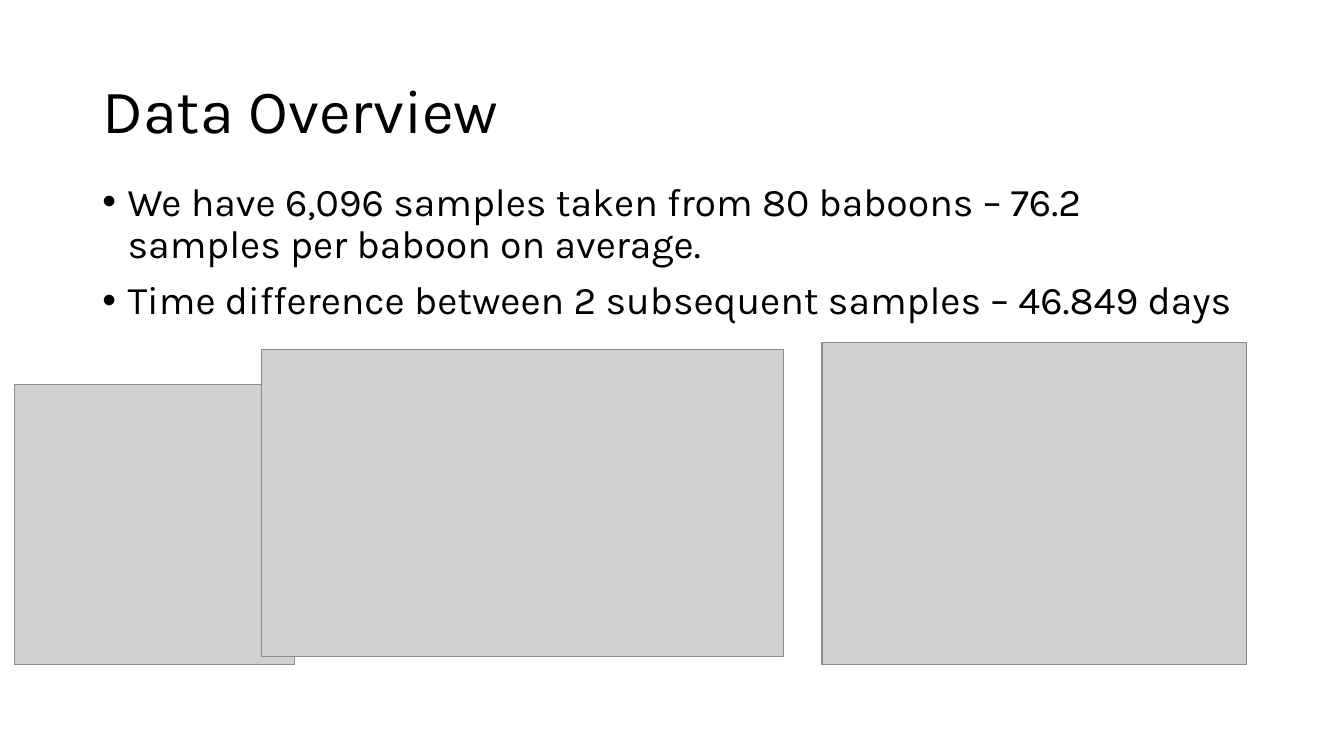
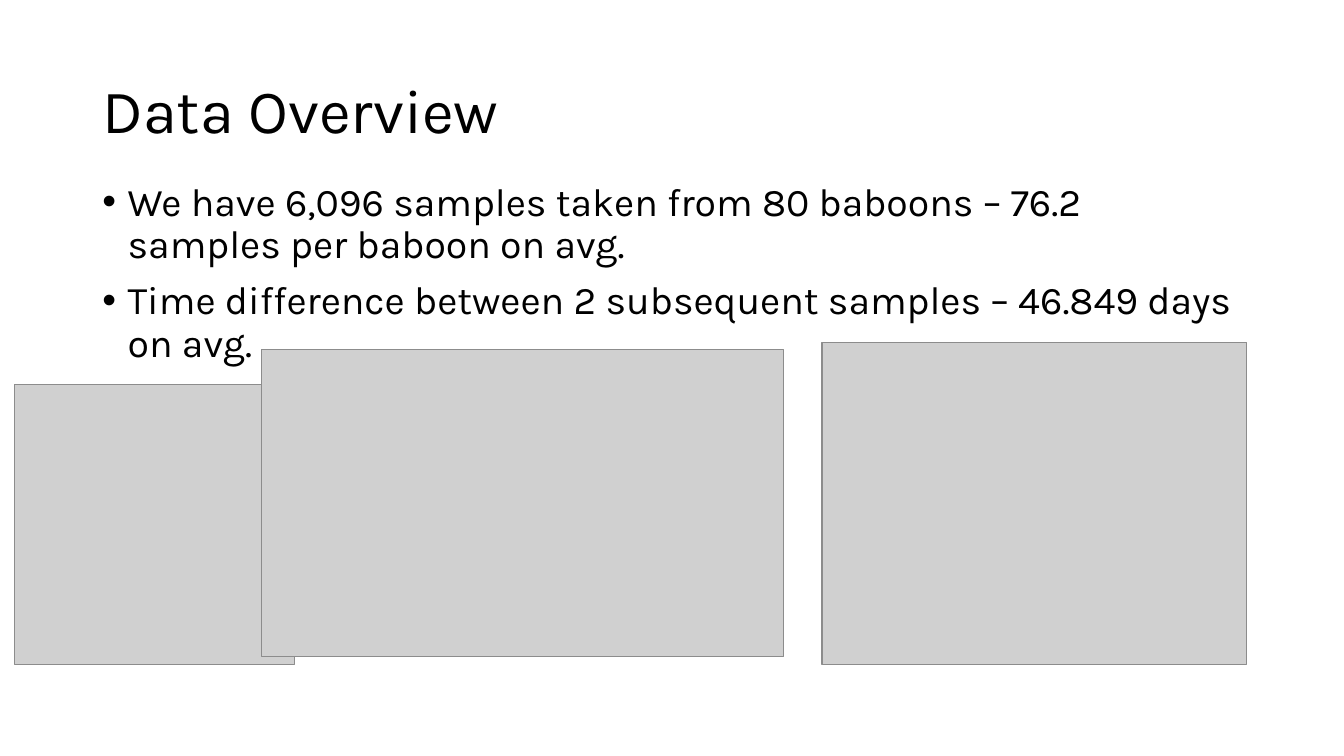
Before and after one commit to yuvaldotan/workshop_microbiome, a slide deck: slide 3 of Milestone1_240720.pptx. Drawn at 1344x756 pixels with LibreOffice and Linux fonts; fonts in the diff are those of the drawing; grey boxes stand for pictures. Boxes give left, top, right and bottom in pixels: in the first picture for what was removed or moved away, otherwise in the second. Text is boxed around its words. In the diff, an @@ line names an element or a change of style, - is before the commit and + after.

```diff
--- a/Milestone1_240720.pptx
+++ b/Milestone1_240720.pptx
@@ text at (128,189,1231,367): text changed @@
-• We have 6,096 samples taken from 80 baboons – 76.2 samples per baboon on average.
-• Time difference between 2 subsequent samples – 46.849 days
+• We have 6,096 samples taken from 80 baboons – 76.2 samples per baboon on avg.
+• Time difference between 2 subsequent samples – 46.849 days on avg.
```
Also in this commit, not shown: 1 other slide changed.
